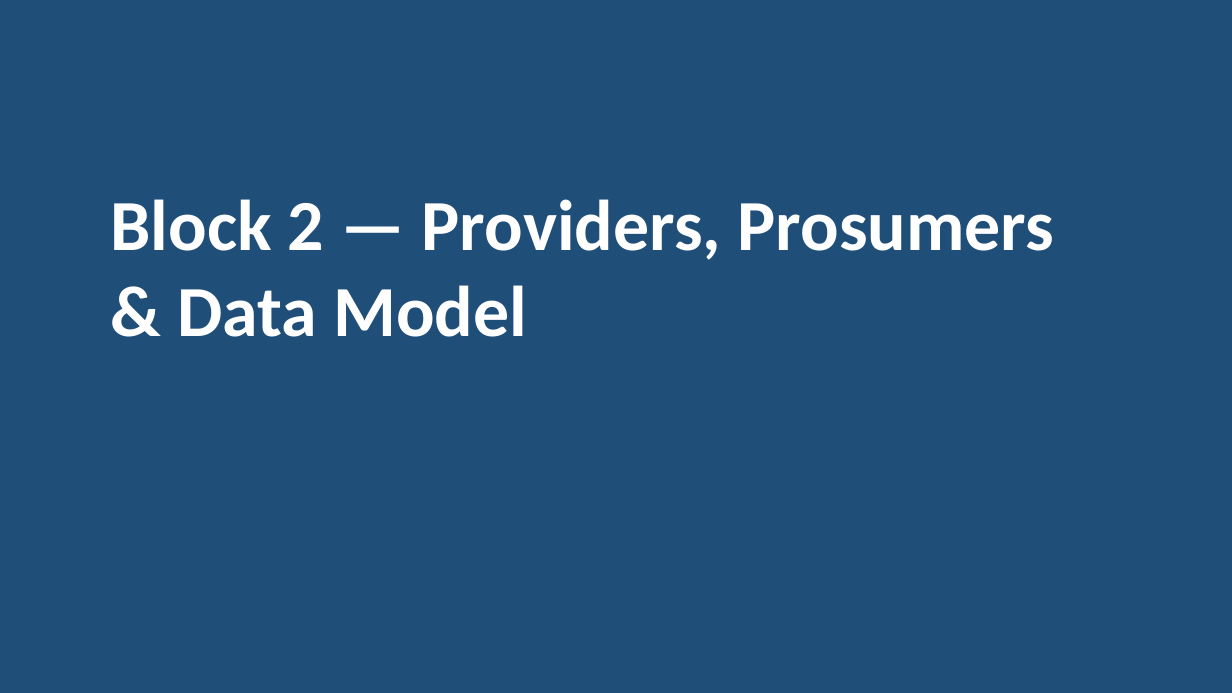
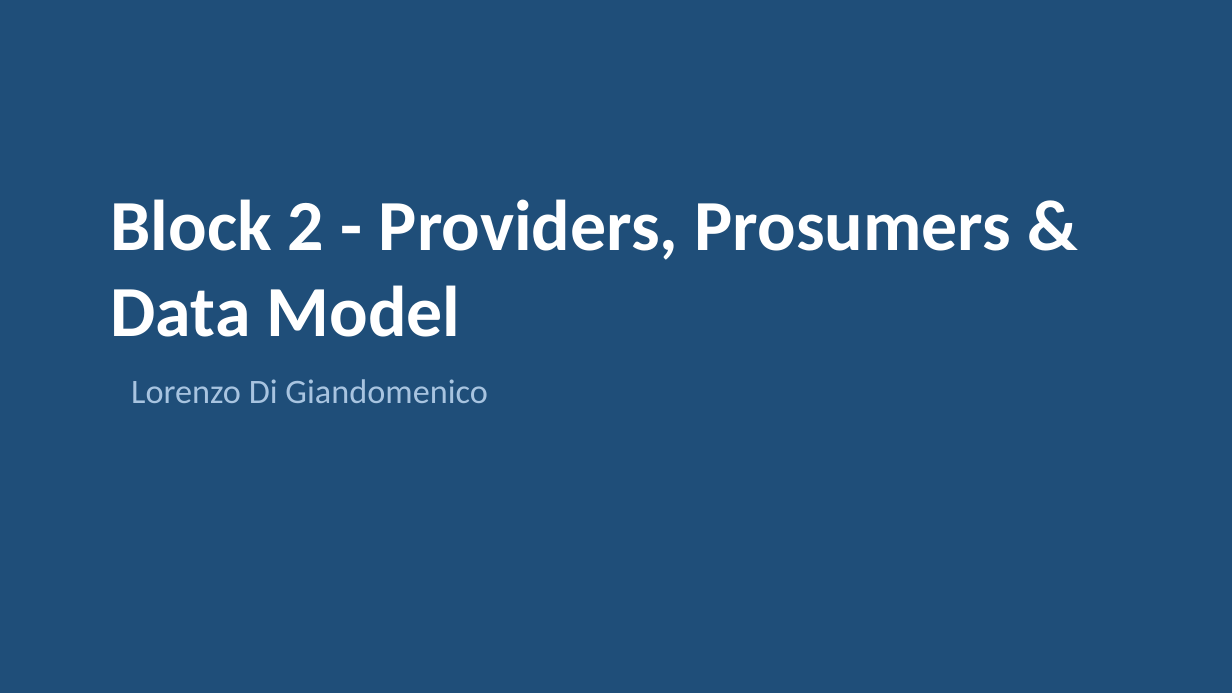
Before and after one commit to ediscota/Healthsoa, a slide deck: slide 7 of docs/HealthSOA_Presentation.pptx. Drawn at 1232x693 pixels with LibreOffice and Linux fonts; fonts in the diff are those of the drawing. Boxes give left, top, right and bottom in pixels: in the first picture for what was removed or moved away, otherwise in the second. Text is boxed around its words. In the diff, an @@ line names an element or a change of style, - is before the commit and + after.

```diff
--- a/docs/HealthSOA_Presentation.pptx
+++ b/docs/HealthSOA_Presentation.pptx
@@ text at <box>111,199,1012,337</box>: text changed @@
-Block 2 — Providers, Prosumers & Data Model
+Block 2 - Providers, Prosumers & Data Model
@@ text added at <box>131,379,487,403</box>, 20 pt, text #A8C4E0 @@
+Lorenzo Di Giandomenico
```
Also in this commit, not shown: 14 other slides changed, 8 other files.
